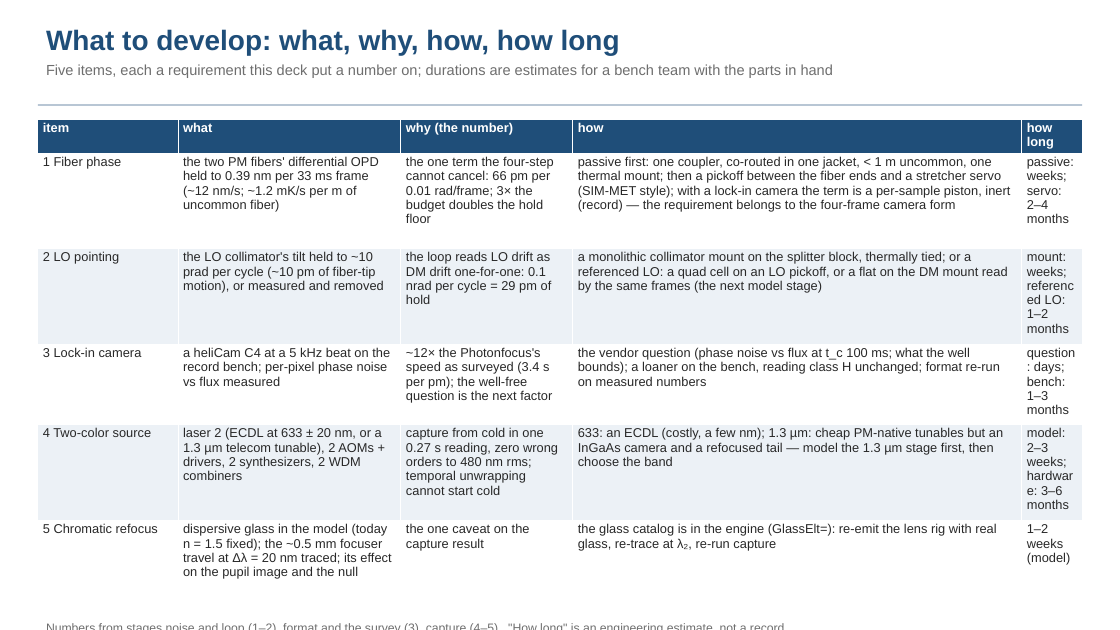
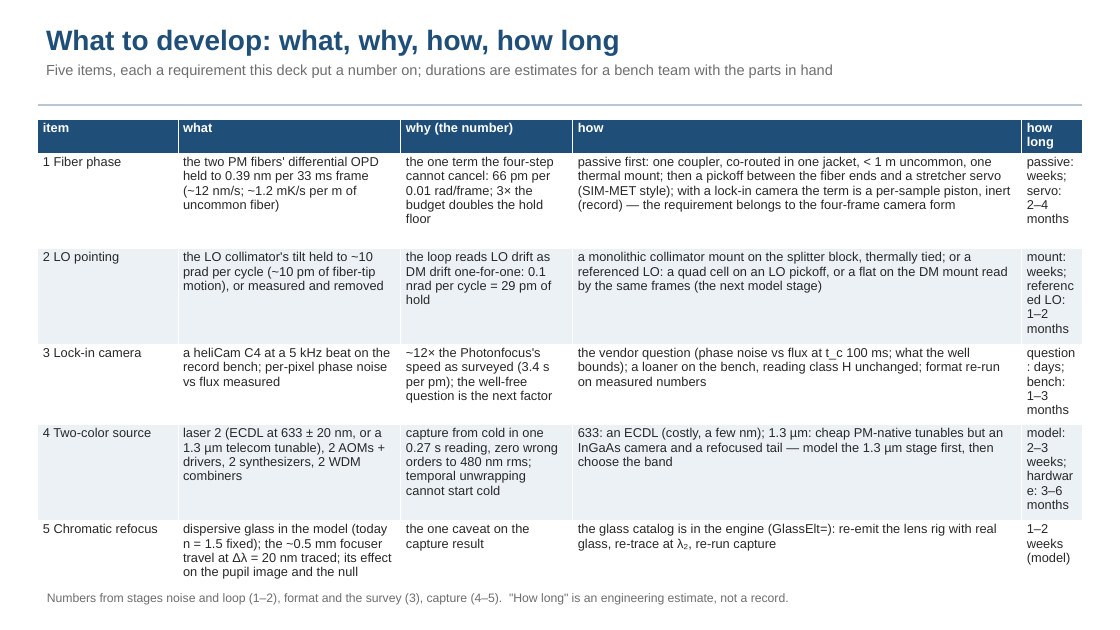
Before and after one commit to nasa-jpl/macos, a slide deck: slide 22 of demo_session/deck_cophi.pptx. Drawn at 1120x630 pixels with LibreOffice and Linux fonts; fonts in the diff are those of the drawing. Boxes give left, top, right and bottom in pixels: in the first picture for what was removed or moved away, otherwise in the second. Text is boxed around its words. In the diff, an @@ line names an element or a change of style, - is before the commit and + after.

```diff
--- a/demo_session/deck_cophi.pptx
+++ b/demo_session/deck_cophi.pptx
@@ text "Numbers from stages noise and ..." rewrapped from bbox=[38, 617, 1082, 630] to bbox=[47, 593, 789, 605] @@
```
Also in this commit, not shown: 5 other slides changed, 5 other files.
